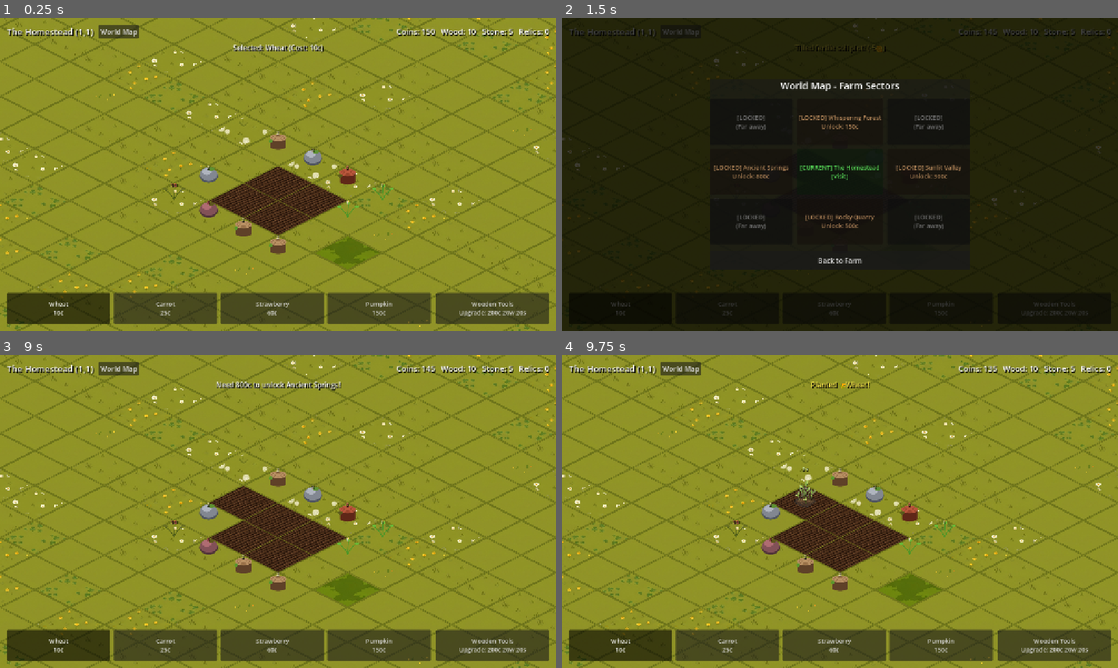
Above: before the commit, frames 1-4 (two rows, left to right).
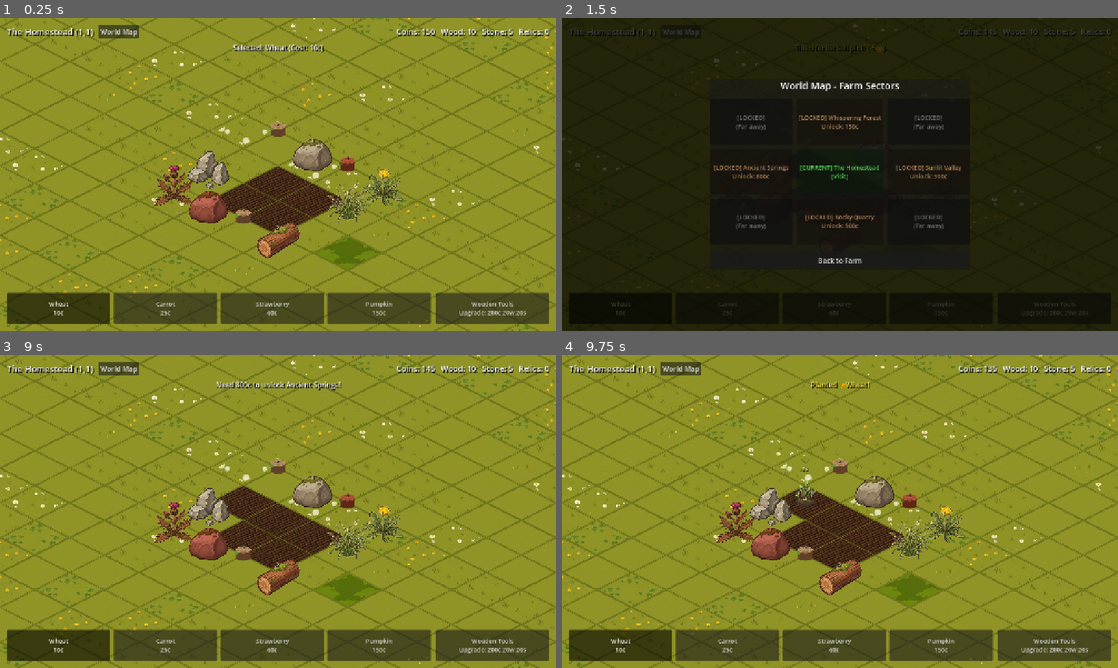
Above: after the commit, the same moments.

Repository: ShootyQ/FarmingApp
Game: Godot game, scene res://scenes/main.tscn
Two runs of this game, one before a commit and one after it. Both use one fixed random seed, a clock stepped at 60 frames per second and the inputs below.
Inputs (mouse positions are in pixels of both pictures, inside the frame that each line leads up to):
- Up to frame 1 (0.25 s): no input
- Up to frame 2 (1.5 s): click (840, 149) at 0.52 s; click "World Map" at 1.25 s
- Up to frame 3 (9 s): click "Wheat 10c" at 2 s; click "Carrot 25c" at 2.75 s; click "Strawberry 60c" at 3.5 s; click "Pumpkin 150c" at 4.25 s; click "Wooden Tools Upgrade: 200c 20…" at 5 s; click "[LOCKED] (Far away)" at 5.75 s; click "[LOCKED] Whispering Forest Un…" at 6.5 s; click "[LOCKED] (Far away)" at 7.25 s; click "[LOCKED] Ancient Springs Unlo…" at 8 s; click "[CURRENT] The Homestead [Visi…" at 8.75 s
- Up to frame 4 (9.75 s): click (840, 486) at 9.52 s

The runs differ from the first frame. In frame 1, 4.0% of the frame differs, in the area x 27-73%, y 32-77%; in frame 2, less than 0.1%; in frame 3, 4.0%; in frame 4, 4.0%.

Commit message:
Add 4 weed variations, 2 log variations, and 3 rock variations for obstacles

Diff:
--- a/scripts/game_state.gd
+++ b/scripts/game_state.gd
@@ -130,7 +130,8 @@
 	return {
 		"type": "obstacle",
 		"obstacle_id": obs_id,
-		"taps_left": data["taps_max"]
+		"taps_left": data["taps_max"],
+		"variant": randi() % 4
 	}
 
 # Context-sensitive interaction with a tile
--- a/scripts/main.gd
+++ b/scripts/main.gd
@@ -43,9 +43,24 @@
 
 var tex_carrot = preload("res://assets/objects/carrot_mature.png")
 var tex_berry = preload("res://assets/objects/berry_mature.png")
-var tex_stump = preload("res://assets/objects/stump.png")
-var tex_boulder = preload("res://assets/objects/boulder.png")
-var tex_weed = preload("res://assets/objects/weed.png")
+
+# Obstacle Variations: Weeds (4), Logs (2+stump), Rocks (3)
+var tex_weeds = [
+	preload("res://assets/objects/weed_0.png"), # Thistle
+	preload("res://assets/objects/weed_1.png"), # Tallgrass
+	preload("res://assets/objects/weed_2.png"), # Dandelion
+	preload("res://assets/objects/weed_3.png")  # Bramble
+]
+var tex_logs = [
+	preload("res://assets/objects/log_0.png"), # Mossy cedar log
+	preload("res://assets/objects/log_1.png"), # Weathered hardwood log
+	preload("res://assets/objects/stump.png")  # Traditional cut stump
+]
+var tex_rocks = [
+	preload("res://assets/objects/rock_0.png"), # Granite field boulder
+	preload("res://assets/objects/rock_1.png"), # Limestone rock cluster
+	preload("res://assets/objects/rock_2.png")  # River stones & pebbles
+]
 
 var plot_nodes: Array[Node2D] = []
 var meadow_container: Node2D = null
@@ -335,19 +350,35 @@
 		"obstacle":
 			soil_sprite.visible = false
 			obj_sprite.visible = true
+			obj_sprite.scale = Vector2(0.55, 0.55)
+			obj_sprite.offset = Vector2(0, -85)
+			badge.position = Vector2(-50, -70)
+
 			var obs = GameData.OBSTACLES[tile["obstacle_id"]]
+			var seed_hash = abs((idx * 37) ^ (GameState.current_sector_coord.hash() * 19))
 
 			match tile["obstacle_id"]:
+				"weed":
+					var w_idx = tile.get("variant", seed_hash)
+					obj_sprite.texture = tex_weeds[abs(w_idx) % tex_weeds.size()]
+				"small_wood":
+					# Fallen cedar or hardwood log
+					var l_idx = tile.get("variant", seed_hash)
+					obj_sprite.texture = tex_logs[abs(l_idx) % tex_logs.size()]
 				"hardwood_stump":
-					obj_sprite.texture = tex_stump
+					# Hardwood stump or weathered log
+					var s_idx = tile.get("variant", seed_hash + 1)
+					obj_sprite.texture = tex_logs[abs(s_idx) % tex_logs.size()]
+				"small_rock":
+					# River pebbles or limestone rock cluster
+					var r_idx = tile.get("variant", seed_hash + 1)
+					obj_sprite.texture = tex_rocks[abs(r_idx) % tex_rocks.size()]
 				"granite_boulder":
-					obj_sprite.texture = tex_boulder
-				"small_rock":
-					obj_sprite.texture = tex_boulder
-				"small_wood":
-					obj_sprite.texture = tex_stump
+					# Rounded granite boulder or rock cluster
+					var b_idx = tile.get("variant", seed_hash)
+					obj_sprite.texture = tex_rocks[abs(b_idx) % tex_rocks.size()]
 				_:
-					obj_sprite.texture = tex_weed
+					obj_sprite.texture = tex_weeds[0]
 
 			badge.text = "%d" % tile["taps_left"]
 			if obs["required_tool_tier"] > GameState.tool_tier:
Binary file changed: assets/objects/boulder.png
Binary file added: assets/objects/log_0.png
Not shown, added: assets/objects/log_0.png.import
Binary file added: assets/objects/log_1.png
Not shown, added: assets/objects/log_1.png.import
Binary file added: assets/objects/rock_0.png
Not shown, added: assets/objects/rock_0.png.import
Binary file added: assets/objects/rock_1.png
Not shown, added: assets/objects/rock_1.png.import
Binary file added: assets/objects/rock_2.png
Not shown, added: assets/objects/rock_2.png.import
Binary file changed: assets/objects/weed.png
(and 8 more such lines)
